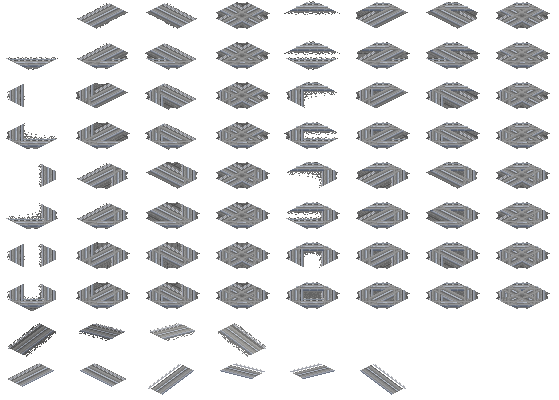
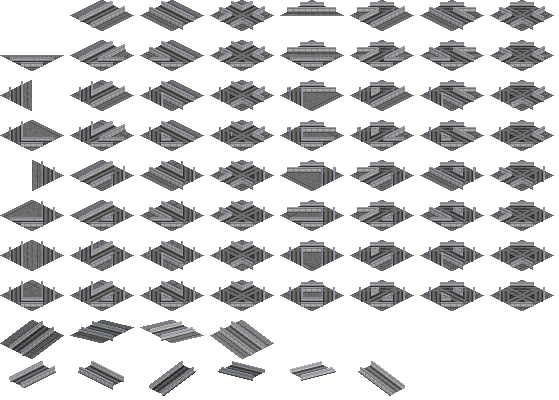
Comparing the layer stacks of the two 559 × 400 images. Changes:
hid "Global Darkener" over [0, 320, 373, 362]
hid "Global Lightener" over [140, 320, 274, 359]
added group "maglev" with 5 layers in group "Group 1" over [9, 1, 546, 396]
added layer "Fence Side" in group "maglev" over [9, 57, 545, 308]
added layer "Fenca back" in group "maglev" over [9, 1, 534, 382]
added layer "Fence Front" in group "maglev" over [9, 6, 546, 396]
added layer "Track" in group "maglev" over [12, 6, 544, 386]
added layer "Underlay" in group "maglev" over [11, 5, 546, 386]
moved "Layer 9" into group "guideway" over [12, 5, 542, 386]
moved "Layer 11" into group "guideway" over [15, 6, 545, 387]
moved "Layer 10" into group "guideway" over [6, 2, 546, 381]
moved "Layer 12" into group "guideway" over [11, 11, 548, 308]
moved "Layer 13" into group "guideway" over [8, 323, 406, 395]
painted on "slabs_jp", unmasked it over [0, 0, 554, 359]
